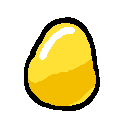
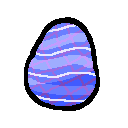
Before/after of a 128x128 layered artwork. What changed in the layer stack:
hid group "golden egg" (3 layers) over [28, 23, 96, 106]
showed group "blue egg" (1st of 2) (2 layers) over [28, 23, 96, 106]
